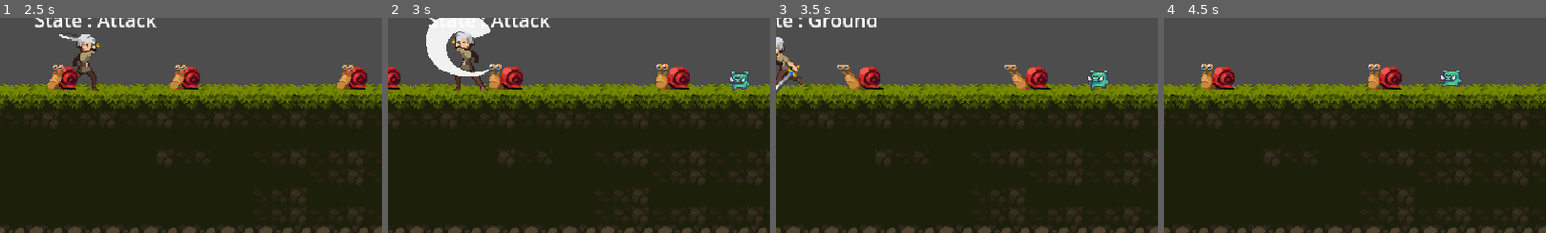
Above: before the commit, frames 1-4 (left to right).
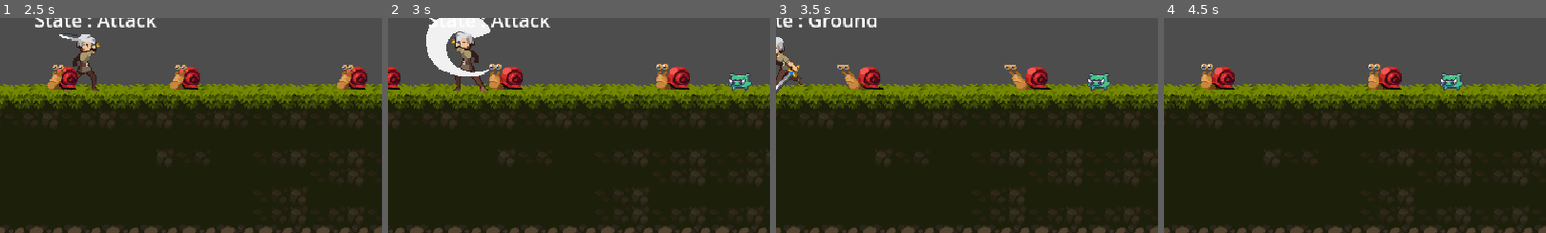
Above: after the commit, the same moments.

Repository: Pikalyx/The-Lost_Woods
Game: Godot game, scene res://main_menu.tscn
Two runs of this game, one before a commit and one after it. Both use one fixed random seed, a clock stepped at 60 frames per second and the inputs below.
Inputs:
- Up to frame 1 (2.5 s): click "Start New Game" at 0.5 s; hold F (attack) 1.28-2.03 s; hold D (right) from 1.28 s (still down); tap Space (jump) at 1.52, 2.27 s; tap F (attack) at 2.1 s
- Up to frame 2 (3 s): release D (right) at 2.78 s; hold A (left) from 2.78 s (still down); hold F (attack) from 2.78 s (still down)
- Up to frame 3 (3.5 s): keep holding A (left); keep holding F (attack)
- Up to frame 4 (4.5 s): keep holding A (left); release F (attack) at 3.53 s; tap F (attack) at 3.6 s; tap Space (jump) at 3.77 s; hold F (attack) from 4.28 s (still down)
The pictures show only the part of the screen within x 50-100%, y 41-91%; the shares and areas given below are measured in that part.

Frame 1 is identical in both runs. In frame 2, 0.3% of the frame differs, in the area x 89-95%, y 24-34%; in frame 3, 0.3%; in frame 4, 0.4%, in the area x 72-79%, y 24-34%.

Commit message:
Pig update

Diff:
--- a/Character/pig.gd
+++ b/Character/pig.gd
@@ -27,6 +27,6 @@
 	move_and_slide()
 
 func detect_turn_around():
-	if not $CollisionShape2D/RayCast2D.is_colliding() and is_on_floor():
+	if not $RayCast2D.is_colliding() and is_on_floor():
 		facing_left= !facing_left
 		scale.x = -scale.x
--- a/Character/pig.tscn
+++ b/Character/pig.tscn
@@ -1,109 +1,15 @@
-[gd_scene load_steps=12 format=3 uid="uid://dewl86rgmtf4y"]
+[gd_scene load_steps=14 format=3 uid="uid://cpinbxpnkcd4g"]
 
 [ext_resource type="Script" path="res://Character/pig.gd" id="1_ds7ua"]
-[ext_resource type="Texture2D" uid="uid://ca1veod7350ch" path="res://Art/03-Pig/Idle (34x28).png" id="2_g2abw"]
-[ext_resource type="Texture2D" uid="uid://ddd25sj5s8i6f" path="res://Art/03-Pig/Run (34x28).png" id="3_drfg6"]
+[ext_resource type="Texture2D" uid="uid://bllurb2wra4uq" path="res://Art/03-Pig/Attack (34x28).png" id="2_ci43l"]
+[ext_resource type="Texture2D" uid="uid://ddd25sj5s8i6f" path="res://Art/03-Pig/Run (34x28).png" id="3_fj2nm"]
 
-[sub_resource type="RectangleShape2D" id="RectangleShape2D_aw8ki"]
-size = Vector2(18, 17)
+[sub_resource type="RectangleShape2D" id="RectangleShape2D_n7aci"]
+size = Vector2(21, 16)
 
-[sub_resource type="AnimationNodeAnimation" id="AnimationNodeAnimation_w4oxj"]
-animation = &"run"
-
-[sub_resource type="AnimationNodeStateMachineTransition" id="AnimationNodeStateMachineTransition_u62fd"]
-switch_mode = 1
-advance_mode = 2
-
-[sub_resource type="AnimationNodeStateMachine" id="AnimationNodeStateMachine_bubew"]
-states/Start/position = Vector2(187, 100)
-states/run/node = SubResource("AnimationNodeAnimation_w4oxj")
-states/run/position = Vector2(364, 100)
-transitions = ["Start", "run", SubResource("AnimationNodeStateMachineTransition_u62fd")]
-
-[sub_resource type="Animation" id="Animation_cesoc"]
-length = 0.001
-tracks/0/type = "value"
-tracks/0/imported = false
-tracks/0/enabled = true
-tracks/0/path = NodePath("Sprite2D:texture")
-tracks/0/interp = 1
-tracks/0/loop_wrap = true
-tracks/0/keys = {
-"times": PackedFloat32Array(0),
-"transitions": PackedFloat32Array(1),
-"update": 0,
-"values": [ExtResource("2_g2abw")]
-}
-tracks/1/type = "value"
-tracks/1/imported = false
-tracks/1/enabled = true
-tracks/1/path = NodePath("Sprite2D:frame")
-tracks/1/interp = 1
-tracks/1/loop_wrap = true
-tracks/1/keys = {
-"times": PackedFloat32Array(0),
-"transitions": PackedFloat32Array(1),
-"update": 0,
-"values": [0]
-}
-tracks/2/type = "value"
-tracks/2/imported = false
-tracks/2/enabled = true
-tracks/2/path = NodePath("Sprite2D:hframes")
-tracks/2/interp = 1
-tracks/2/loop_wrap = true
-tracks/2/keys = {
-"times": PackedFloat32Array(0),
-"transitions": PackedFloat32Array(1),
-"update": 1,
-"values": [6]
-}
-
-[sub_resource type="Animation" id="Animation_oyuvj"]
-resource_name = "idle"
-length = 1.0595
-loop_mode = 1
-tracks/0/type = "value"
-tracks/0/imported = false
-tracks/0/enabled = true
-tracks/0/path = NodePath("Sprite2D:frame")
-tracks/0/interp = 1
-tracks/0/loop_wrap = true
-tracks/0/keys = {
-"times": PackedFloat32Array(0, 0.1, 0.2, 0.3, 0.4, 0.5, 0.6, 0.7, 0.8, 0.9, 1),
-"transitions": PackedFloat32Array(1, 1, 1, 1, 1, 1, 1, 1, 1, 1, 1),
-"update": 0,
-"values": [0, 1, 2, 3, 4, 5, 6, 7, 8, 9, 10]
-}
-tracks/1/type = "value"
-tracks/1/imported = false
-tracks/1/enabled = true
-tracks/1/path = NodePath("Sprite2D:hframes")
-tracks/1/interp = 1
-tracks/1/loop_wrap = true
-tracks/1/keys = {
-"times": PackedFloat32Array(0),
-"transitions": PackedFloat32Array(1),
-"update": 0,
-"values": [11]
-}
-tracks/2/type = "value"
-tracks/2/imported = false
-tracks/2/enabled = true
-tracks/2/path = NodePath("Sprite2D:texture")
-tracks/2/interp = 1
-tracks/2/loop_wrap = true
-tracks/2/keys = {
-"times": PackedFloat32Array(0),
-"transitions": PackedFloat32Array(1),
-"update": 0,
-"values": [ExtResource("2_g2abw")]
-}
-
-[sub_resource type="Animation" id="Animation_pxn6s"]
+[sub_resource type="Animation" id="Animation_no2rg"]
 resource_name = "run"
-length = 0.55
-loop_mode = 1
+length = 0.6
 tracks/0/type = "value"
 tracks/0/imported = false
 tracks/0/enabled = true
@@ -138,36 +44,111 @@
 "times": PackedFloat32Array(0, 0.1, 0.2, 0.3, 0.4, 0.5),
 "transitions": PackedFloat32Array(1, 1, 1, 1, 1, 1),
 "update": 1,
-"values": [0, 1, 2, 3, 4, 0]
+"values": [0, 1, 2, 3, 4, 5]
 }
 
-[sub_resource type="AnimationLibrary" id="AnimationLibrary_8nm2v"]
-_data = {
-"RESET": SubResource("Animation_cesoc"),
-"idle": SubResource("Animation_oyuvj"),
-"run": SubResource("Animation_pxn6s")
+[sub_resource type="Animation" id="Animation_jasfp"]
+resource_name = "attack"
+length = 0.5
+tracks/0/type = "value"
+tracks/0/imported = false
+tracks/0/enabled = true
+tracks/0/path = NodePath("Sprite2D:texture")
+tracks/0/interp = 1
+tracks/0/loop_wrap = true
+tracks/0/keys = {
+"times": PackedFloat32Array(0),
+"transitions": PackedFloat32Array(1),
+"update": 1,
+"values": [ExtResource("2_ci43l")]
+}
+tracks/1/type = "value"
+tracks/1/imported = false
+tracks/1/enabled = true
+tracks/1/path = NodePath("Sprite2D:hframes")
+tracks/1/interp = 1
+tracks/1/loop_wrap = true
+tracks/1/keys = {
+"times": PackedFloat32Array(0),
+"transitions": PackedFloat32Array(1),
+"update": 1,
+"values": [5]
+}
+tracks/2/type = "value"
+tracks/2/imported = false
+tracks/2/enabled = true
+tracks/2/path = NodePath("Sprite2D:frame")
+tracks/2/interp = 1
+tracks/2/loop_wrap = true
+tracks/2/keys = {
+"times": PackedFloat32Array(0, 0.1, 0.2, 0.3, 0.4),
+"transitions": PackedFloat32Array(1, 1, 1, 1, 1),
+"update": 1,
+"values": [0, 1, 2, 3, 4]
 }
 
-[node name="Enemy" type="CharacterBody2D"]
+[sub_resource type="Animation" id="Animation_dd765"]
+length = 0.001
+tracks/0/type = "value"
+tracks/0/imported = false
+tracks/0/enabled = true
+tracks/0/path = NodePath("Sprite2D:frame")
+tracks/0/interp = 1
+tracks/0/loop_wrap = true
+tracks/0/keys = {
+"times": PackedFloat32Array(0),
+"transitions": PackedFloat32Array(1),
+"update": 1,
+"values": [0]
+}
+
+[sub_resource type="AnimationLibrary" id="AnimationLibrary_4hf3w"]
+_data = {
+"RESET": SubResource("Animation_dd765"),
+"attack": SubResource("Animation_jasfp"),
+"run": SubResource("Animation_no2rg")
+}
+
+[sub_resource type="AnimationNodeAnimation" id="AnimationNodeAnimation_5g2oi"]
+animation = &"attack"
+
+[sub_resource type="AnimationNodeAnimation" id="AnimationNodeAnimation_uhkl6"]
+animation = &"run"
+
+[sub_resource type="AnimationNodeStateMachineTransition" id="AnimationNodeStateMachineTransition_vkr3p"]
+switch_mode = 1
+advance_mode = 2
+
+[sub_resource type="AnimationNodeStateMachineTransition" id="AnimationNodeStateMachineTransition_wwenl"]
+switch_mode = 1
+advance_mode = 2
+
+[sub_resource type="AnimationNodeStateMachine" id="AnimationNodeStateMachine_kpgah"]
+states/attack/node = SubResource("AnimationNodeAnimation_5g2oi")
+states/attack/position = Vector2(495, 85)
+states/run/node = SubResource("AnimationNodeAnimation_uhkl6")
+states/run/position = Vector2(355, 101)
+transitions = ["Start", "run", SubResource("AnimationNodeStateMachineTransition_vkr3p"), "run", "attack", SubResource("AnimationNodeStateMachineTransition_wwenl")]
+
+[node name="pig" type="CharacterBody2D"]
 script = ExtResource("1_ds7ua")
 
 [node name="Sprite2D" type="Sprite2D" parent="."]
-texture = ExtResource("2_g2abw")
-hframes = 6
+texture = ExtResource("2_ci43l")
+hframes = 5
 
 [node name="CollisionShape2D" type="CollisionShape2D" parent="."]
-position = Vector2(3, 5.5)
-shape = SubResource("RectangleShape2D_aw8ki")
+position = Vector2(2.5, 6)
+shape = SubResource("RectangleShape2D_n7aci")
 
-[node name="RayCast2D" type="RayCast2D" parent="CollisionShape2D"]
-position = Vector2(-10, -5.5)
+[node name="AnimationPlayer" type="AnimationPlayer" parent="."]
+libraries = {
+"": SubResource("AnimationLibrary_4hf3w")
+}
 
 [node name="AnimationTree" type="AnimationTree" parent="."]
-tree_root = SubResource("AnimationNodeStateMachine_bubew")
+tree_root = SubResource("AnimationNodeStateMachine_kpgah")
 anim_player = NodePath("../AnimationPlayer")
 
-[node name="AnimationPlayer" type="AnimationPlayer" parent="."]
-method_call_mode = 1
-libraries = {
-"": SubResource("AnimationLibrary_8nm2v")
-}
+[node name="RayCast2D" type="RayCast2D" parent="."]
+position = Vector2(-9, 0)
Not shown: 1 places in Character/pig.tscn that only renumber resources
